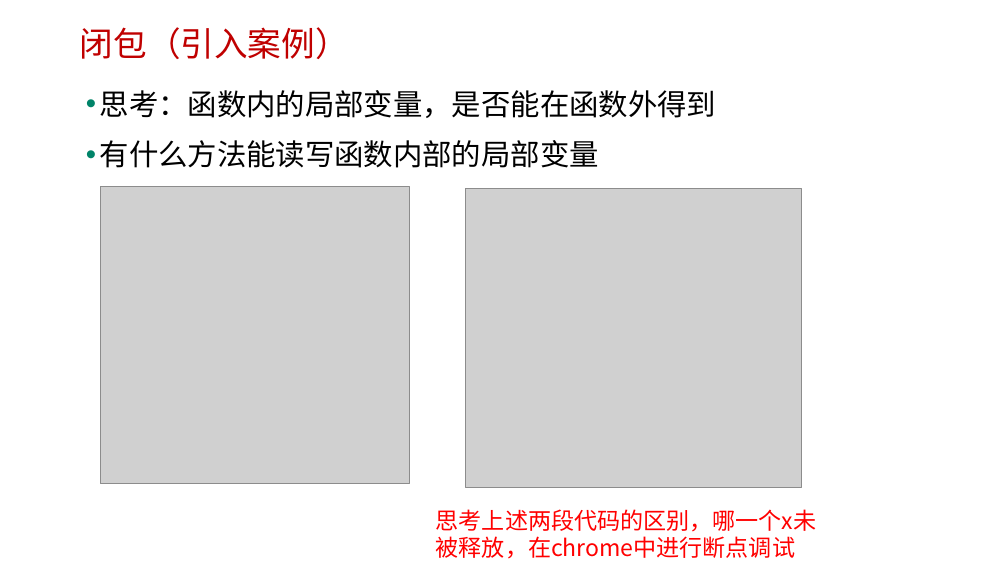
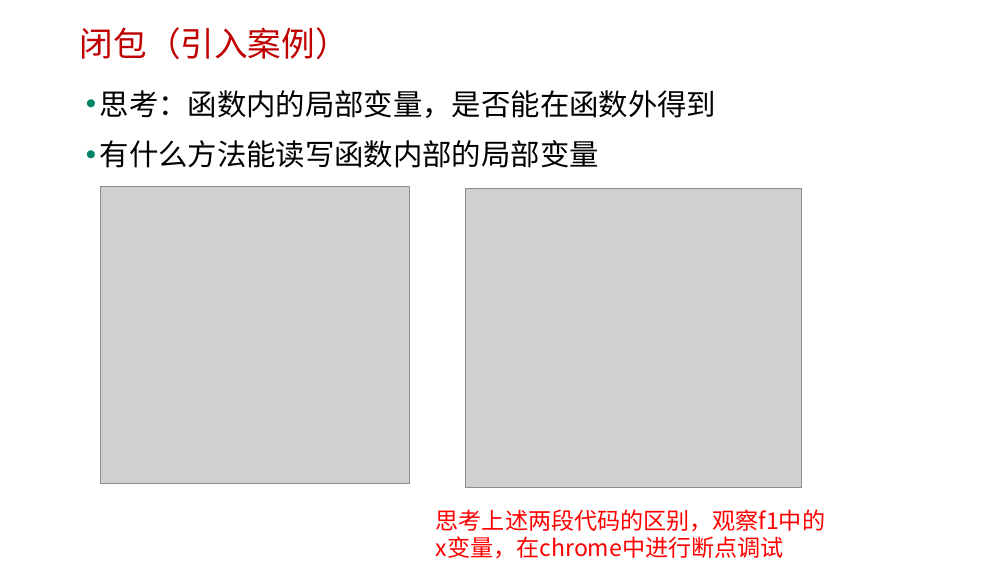
Before and after one commit to edu2act/course-javascript-advanced, a slide deck: slide 3 of 课程PPT/12.JS闭包.pptx. Drawn at 1008x567 pixels with LibreOffice and Linux fonts; fonts in the diff are those of the drawing; grey boxes stand for pictures; background and template pictures are left out. Boxes give left, top, right and bottom in pixels: in the first picture for what was removed or moved away, otherwise in the second. Text is boxed around its words. In the diff, an @@ line names an element or a change of style, - is before the commit and + after.

```diff
--- a/课程PPT/12.JS闭包.pptx
+++ b/课程PPT/12.JS闭包.pptx
@@ text at box(436, 509, 825, 559): text changed @@
-思考上述两段代码的区别，哪一个x未被释放，在chrome中进行断点调试
+思考上述两段代码的区别，观察f1中的x变量，在chrome中进行断点调试
```
Also in this commit, not shown: 1 other file.
